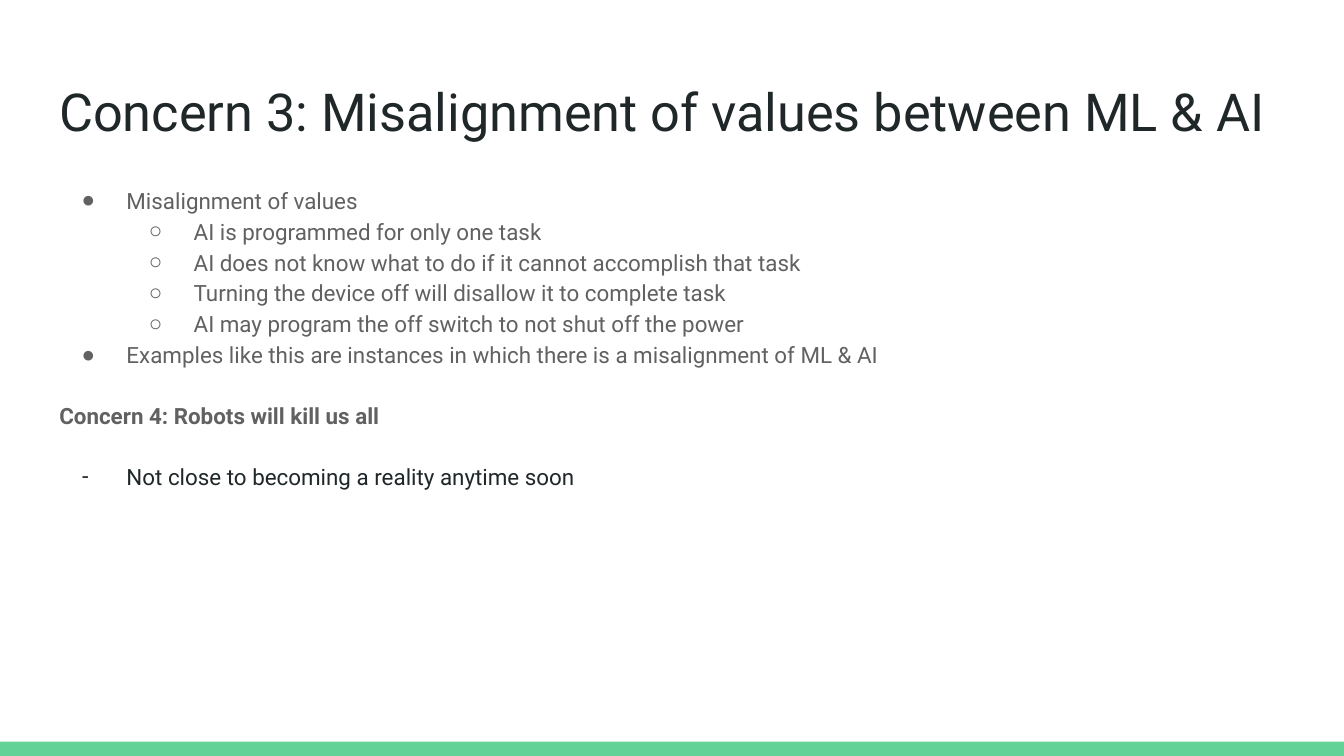
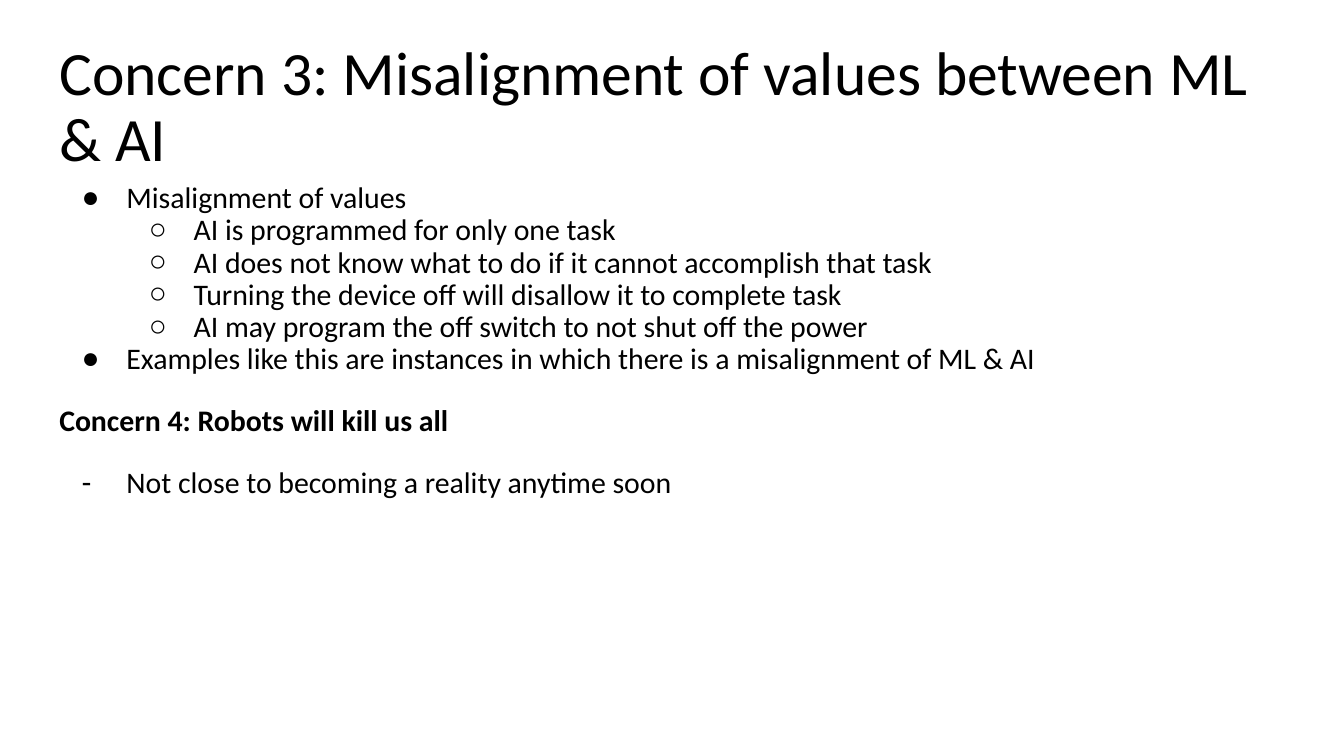
Before and after one commit to AmulyaYadav/EmergingTrendsML, a slide deck: slide 5 of pdf/Week_5/takahashiandrew_6724491_103581906_IST_402_Week_5_Notes.pptx. Drawn at 1344x756 pixels with LibreOffice and Linux fonts; fonts in the diff are those of the drawing. Boxes give left, top, right and bottom in pixels: in the first picture for what was removed or moved away, otherwise in the second. Text is boxed around its words. In the diff, an @@ line names an element or a change of style, - is before the commit and + after.

Commit message:
Change to unified ppt theme.

```diff
--- a/pdf/Week_5/takahashiandrew_6724491_103581906_IST_402_Week_5_Notes.pptx
+++ b/pdf/Week_5/takahashiandrew_6724491_103581906_IST_402_Week_5_Notes.pptx
@@ title "Concern 3: Misalignment of values ...": place and size @@
-title "Concern 3: Misalignment of values ..." at box(59, 91, 1264, 142)
+title "Concern 3: Misalignment of values ..." at box(59, 52, 1247, 161)
@@ title "Concern 3: Misalignment of values ..." at box(59, 52, 1247, 161): size 28 to 33 pt, font Roboto to Calibri, text colour #202729 to #000000; line spacing 1 to 0.9 @@
@@ text "Misalignment of values" at box(59, 187, 1035, 498): size 12 to 16 pt, font Roboto to Calibri; text colour #616161 to #000000 in "Misalignment of values", "AI is programmed for only one task", "AI does not know what to do ...", "Turning the device off will disallow it ..." and 3 more places; text colour #202729 to #000000 in "Not close to becoming a reality anytime ..."; line spacing 1.15 to 0.9; bullet colour #202729 to #000000 @@
@@ rectangle removed at box(0, 742, 1344, 756) @@
```
Also in this commit, not shown: 14 other slides changed, 6 other files.
